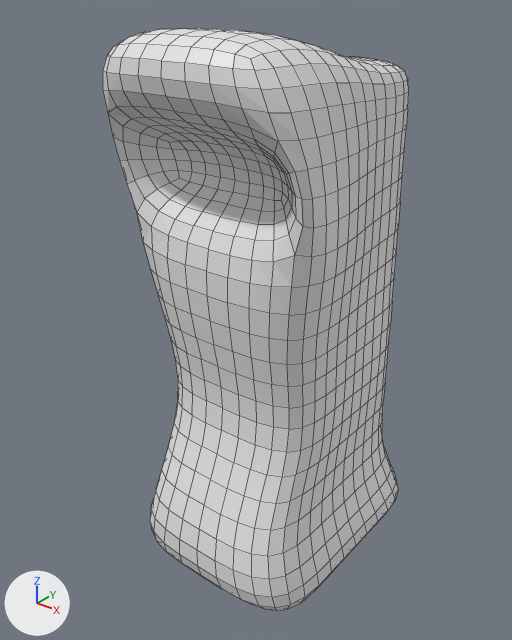
One commit to the Blender file Toys/Practices/Monsters/LP_Various_Monsters/MonstersSets.blend: the scene before it, then after it.
One viewpoint serves both versions: a camera (50 mm lens) standing at (2.14, -2.75, 3.09) and looking at (-0.1, 0.04, 1.36). Every picture has the same lights, and +X, +Y and +Z are marked at lower left. Mesh edges are drawn as thin lines.
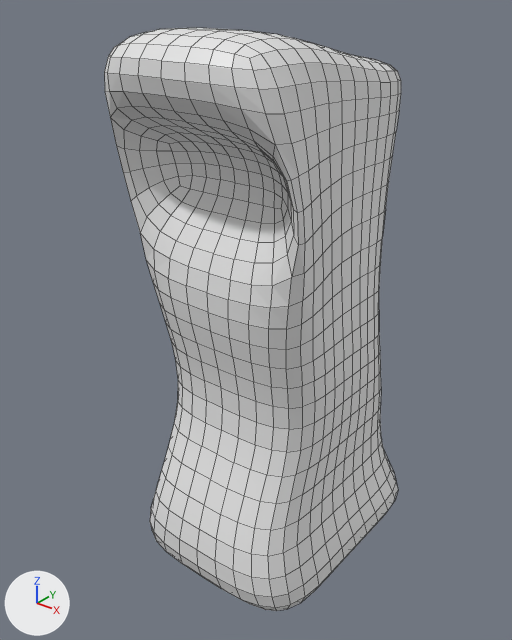
What differs and where, as boxes [x1, y1, x2, y2] in the pictures (512 x 640 px; the box of a moved part takes in the faces that stretch with it):
'Cube.001', reshaped: before [103, 28, 409, 611]; after [104, 28, 401, 611]
part 1 of me_cube, moved or reshaped: before [108, 39, 409, 481]; after [110, 35, 401, 482]

The change, as a list of edits to the scene's bpy script:
```text
Change me_cube:
    where me_cube.from_pydata(...)  # 50 vertices, 39 faces; spans x 0.0..0.69, y -0.73..1.06, z -1.6..1.47
    used by ob_cube_001; location = (0.0, 0.0, 1.432)
    before: 3 (0.47, 0.74, 1.29), 9 (0.0, 0.74, 1.29), 16 (0.47, 0.74, 0.59), 17 (0.47, 0.74, -0.02), 22 (0.0, 0.74, 0.59)
    before: 23 (0.0, 0.74, -0.02), 40 (0.47, 0.74, 1.12), 43 (0.0, 0.74, 1.12)
    me_cube part 1
    add for i in [16, 17, 22, 23]: me_cube.vertices[i].co += Vector((0.0, -0.23, 0.0))
    add for i in [3, 9, 40, 43]: me_cube.vertices[i].co += Vector((0.0, -0.11, 0.0))
    me_cube.vertices[4].co: (0.47, 0.74, -0.54) -> (0.47, 0.7, -0.56)
    me_cube.vertices[13].co: (0.0, 0.74, -0.54) -> (0.0, 0.7, -0.56)
    me_cube.vertices[20].co: (0.0, -0.51, 0.59) -> (0.0, -0.51, 0.4)
    me_cube.vertices[26].co: (0.47, 0.27, 1.29) -> (0.47, 0.27, 1.32)
    me_cube.vertices[34].co: (0.0, 0.27, 1.29) -> (0.0, 0.27, 1.32)
    me_cube.vertices[36].co: (0.47, 0.35, -0.02) -> (0.47, 0.3, -0.02)
    me_cube.vertices[38].co: (0.47, 0.31, 0.59) -> (0.47, 0.26, 0.59)
    me_cube.vertices[39].co: (0.6, -0.12, 0.59) -> (0.46, -0.12, 0.59)
    me_cube.vertices[45].co: (0.6, -0.19, 1.12) -> (0.46, -0.19, 1.12)
    me_cube.vertices[47].co: (0.6, -0.51, 0.59) -> (0.6, -0.51, 0.4)
```
